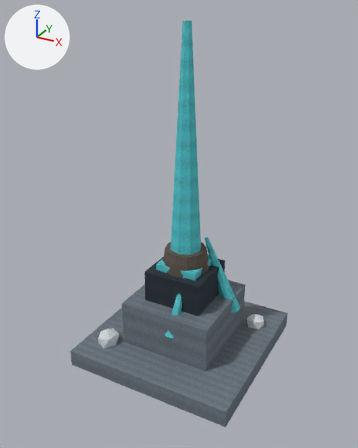
What one commit did to the glTF model godot/assets/structures/crystal_lance.glb.
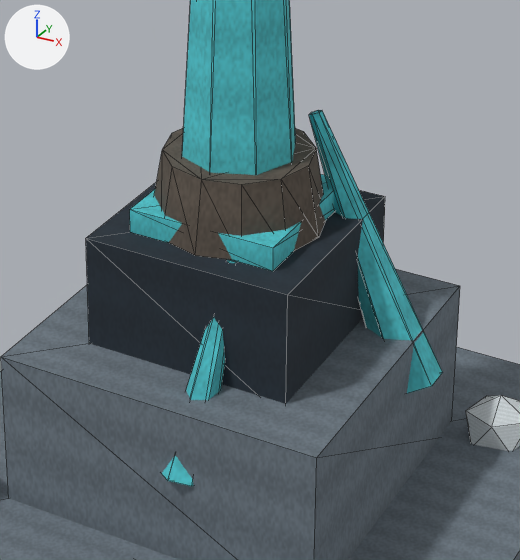
There are two pictures of each version: one whole from a 50 mm camera at (1.21, -2.28, 1.96) aimed at (-0.01, -0.06, 0.85), one close up on the part from 34% to 73% of the width and 46% to 80% of the height. Every picture has the same lights, and +X, +Y and +Z are marked at upper left. The last two pictures show the newer version. The close-ups show mesh edges as thin lines. Vertices at exactly the same position are counted once.

Objects in the first close-up: 'crystal_lance'.
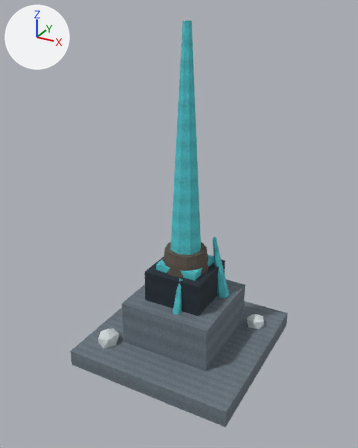
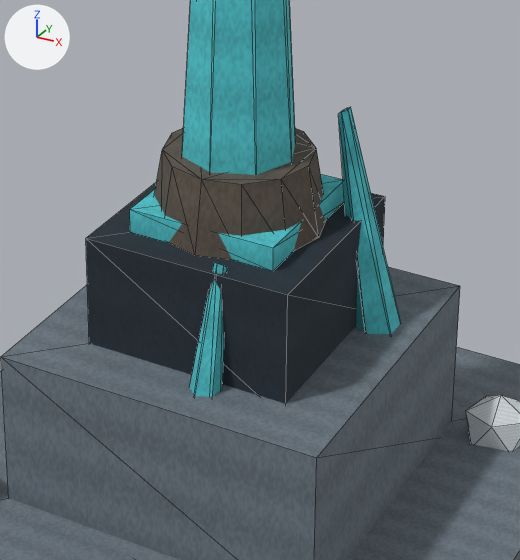
Edits to the bpy script that builds the scene:
```text
Change me_cube_195:
    where me_cube_195.from_pydata(...)  # 132 vertices, 220 faces; spans x -0.5..0.5, y -0.5..0.5, z 0.0..1.89
    used by ob_crystal_lance; location = (0.0, 0.0, 0.0)
    me_cube_195 part 1: 36 of 132 vertices moved; they spanned x -0.26..0.31, y -0.29..0.23, z 0.23..0.72 and now span x -0.21..0.25, y -0.25..0.2, z 0.21..0.74; mean shift (0.0, 0.0, 0.0); largest move (0.31, 0.12, 0.3) -> (0.25, 0.12, 0.29)
```

Boxes [x1, y1, x2, y2] around the edits, measured in the close-ups (520 x 560 px; the box of a moved part takes in the faces that stretch with it):
part 1 of me_cube_195, moved or reshaped: before [162, 110, 442, 486]; after [190, 107, 401, 397]
